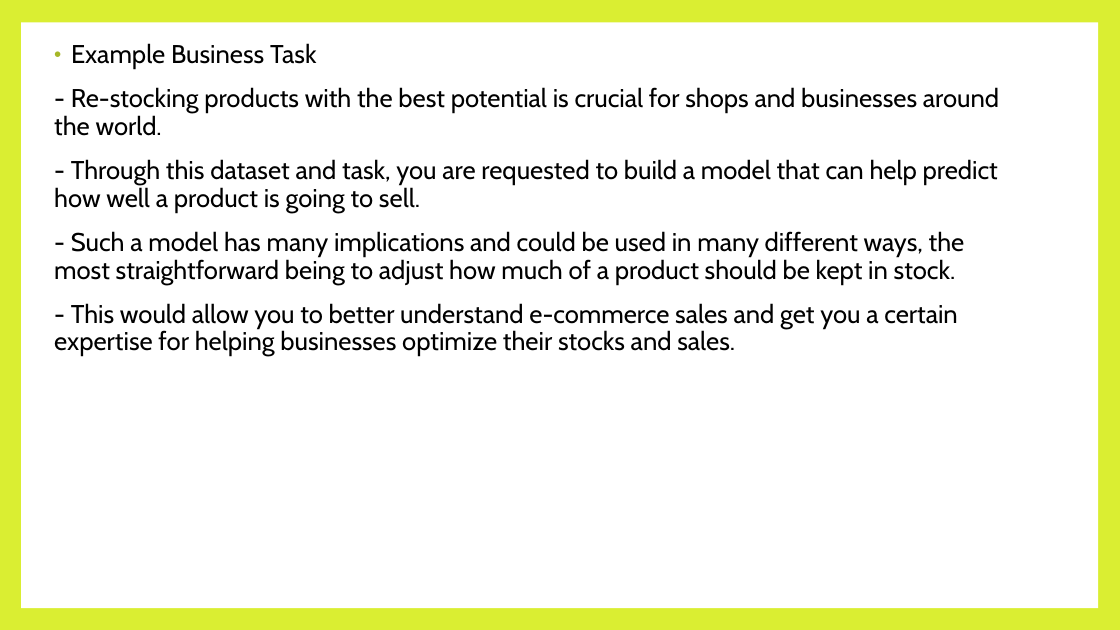
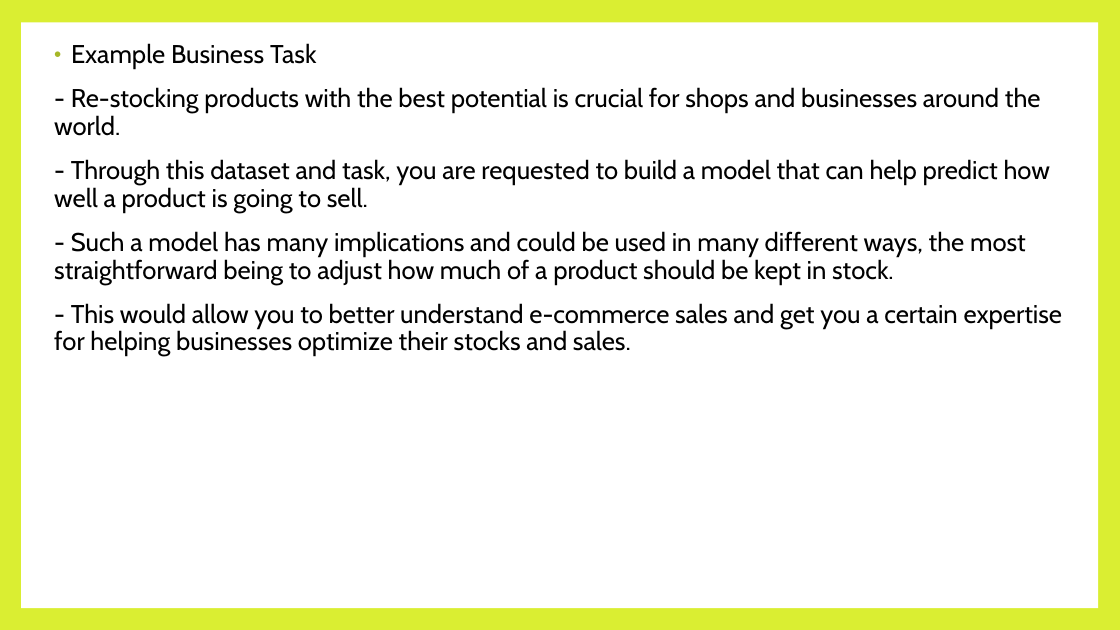
Before and after one commit to SpringNuance/Business-Intelligence, a slide deck: slide 18 of Power BI Assignment/Business Intelligence_Power BI Assignment Report.pptx. Drawn at 1120x630 pixels with LibreOffice and Linux fonts; fonts in the diff are those of the drawing. Boxes give left, top, right and bottom in pixels: in the first picture for what was removed or moved away, otherwise in the second. Text is boxed around its words. In the diff, an @@ line names an element or a change of style, - is before the commit and + after.

Commit message:
filter summer dataset

```diff
--- a/Power BI Assignment/Business Intelligence_Power BI Assignment Report.pptx
+++ b/Power BI Assignment/Business Intelligence_Power BI Assignment Report.pptx
@@ text "Example Business Task" rewrapped from box(54, 43, 999, 356) to box(54, 43, 1063, 356) @@
```
Also in this commit, not shown: 5 other slides changed, 12 slides added, 12 slides removed, 7 other files.
